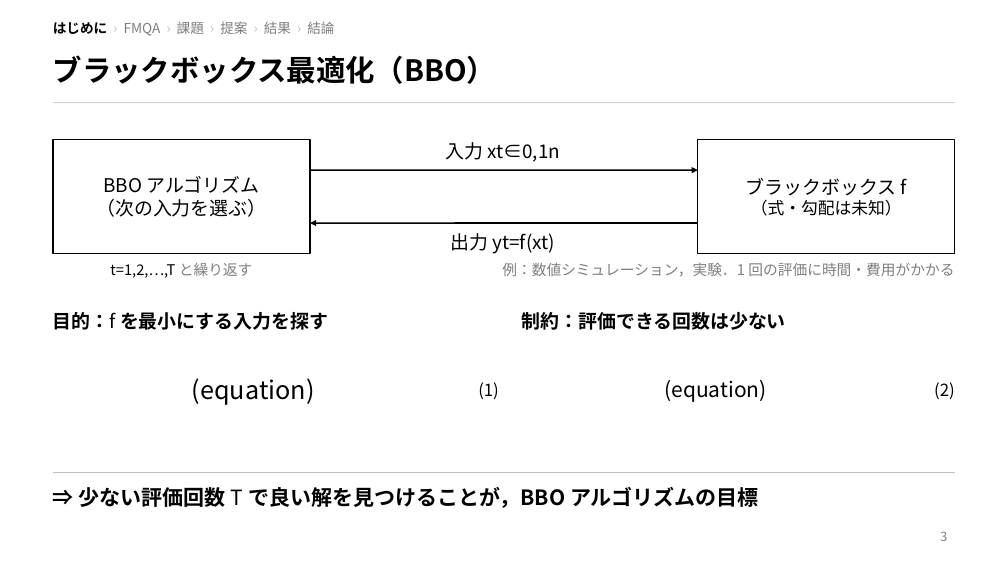
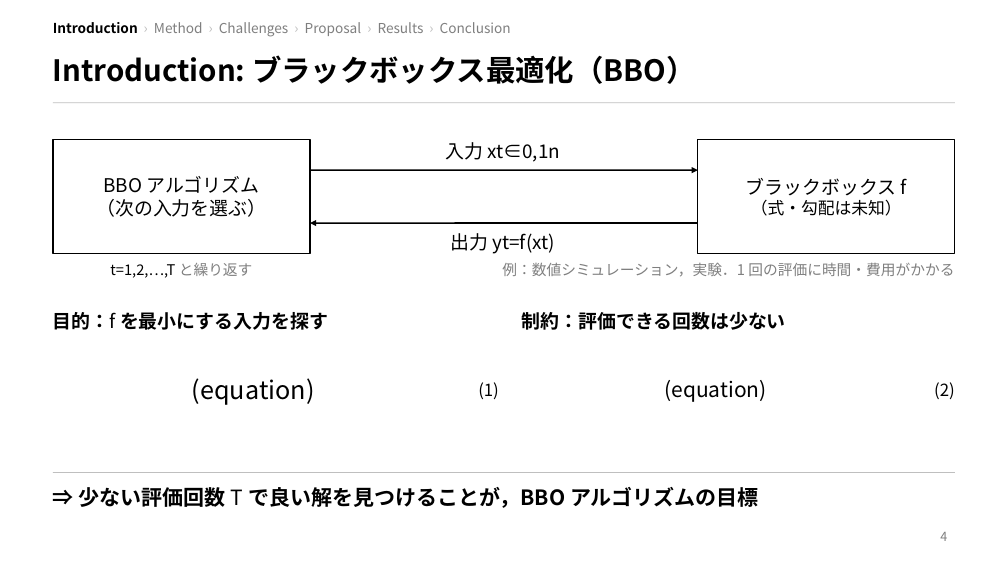
Before and after one commit to taiga-hayashi/QAOA_BBO_Public, a slide deck: slide 4 of docs/slide/slide_ja.pptx (slide 3 before the commit). Drawn at 1008x567 pixels with LibreOffice and Linux fonts; fonts in the diff are those of the drawing. Boxes give left, top, right and bottom in pixels: in the first picture for what was removed or moved away, otherwise in the second. Text is boxed around its words. In the diff, an @@ line names an element or a change of style, - is before the commit and + after.

```diff
--- a/docs/slide/slide_ja.pptx
+++ b/docs/slide/slide_ja.pptx
@@ text at (53,22,511,37): text changed @@
-はじめに › FMQA › 課題 › 提案 › 結果 › 結論
+Introduction › Method › Challenges › Proposal › Results › Conclusion
@@ title at (53,55,695,84): text changed @@
-ブラックボックス最適化（BBO）
+Introduction: ブラックボックス最適化（BBO）
@@ page number at (940,532,947,541): text changed @@
-3
+4
```
Also in this commit, not shown: 21 other slides changed, 4 slides added, 1 slide removed.
